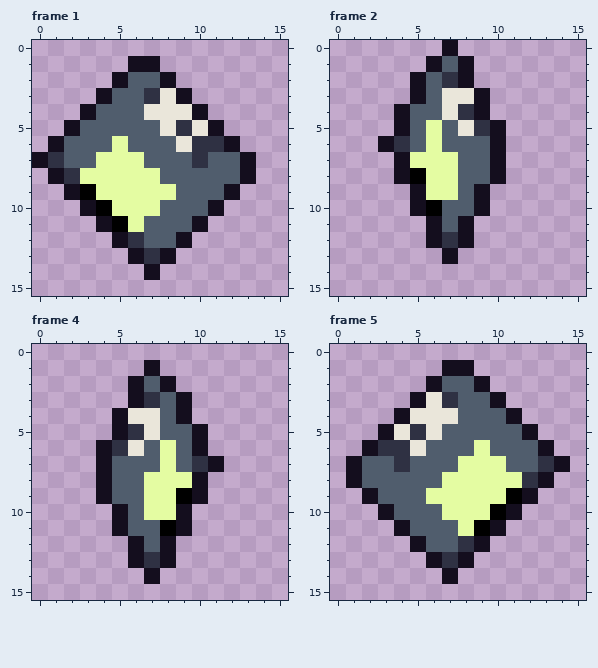
A pixel-art file gets an edit: WIP Assets/disk pickup.aseprite. The picture above was drawn from the file before the commit.
16x16 pixels, 8 frames. Shown: frame 1, frame 2, frame 4, frame 5. The commit also changed other frames, which this record leaves out.
Now the later version:
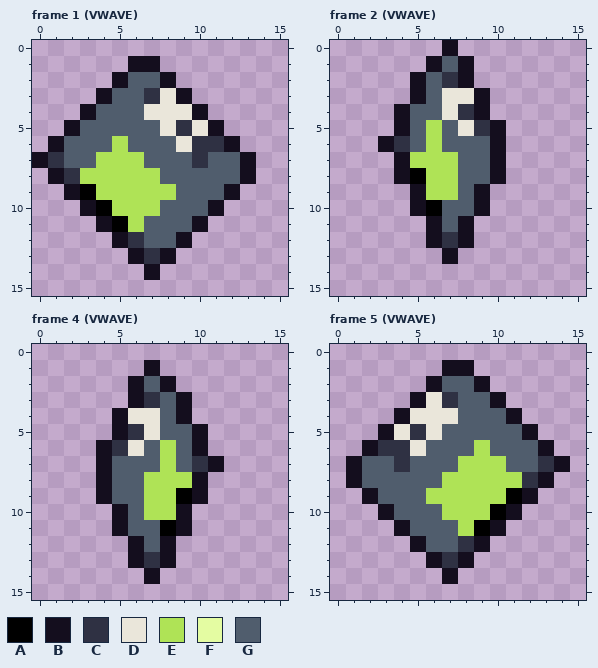
Palette (. is transparent): A #000000  B #140e1e  C #2f3143  D #eae6da  E #afe356  F #e4fca2  G #505d6d
Changes in this commit:
--- frame 1 (VWAVE)
@@ x 1..10 @@
  5 .BGGGGGDCD
- 6 BGGGFGGGDC
- 7 CGGFFFGGGC
- 8 BCFFFFFGGG
- 9 .BAFFFFFGG
-10 ..BAFFFGGG
-11 ...BAFGGGB
+ 6 BGGGEGGGDC
+ 7 CGGEEEGGGC
+ 8 BCEEEEEGGG
+ 9 .BAEEEEEGG
+10 ..BAEEEGGG
+11 ...BAEGGGB
 12 ....BCGGB.
--- frame 2 (VWAVE)
@@ x 3..9 @@
  4 .BGGDCB
- 5 .BGFGDC
- 6 BCGFGGG
- 7 .BFFFGG
- 8 .BAFFGG
- 9 ..BFFGB
+ 5 .BGEGDC
+ 6 BCGEGGG
+ 7 .BEEEGG
+ 8 .BAEEGG
+ 9 ..BEEGB
 10 ..BAGGB
--- frame 4 (VWAVE)
@@ x 5..11 @@
  5 BCDGGB.
- 6 CDGFGB.
- 7 GGGFGCB
- 8 GGFFFB.
- 9 GGFFAB.
-10 BGFFB..
+ 6 CDGEGB.
+ 7 GGGEGCB
+ 8 GGEEEB.
+ 9 GGEEAB.
+10 BGEEB..
 11 BGGAB..
--- frame 5 (VWAVE)
@@ x 4..13 @@
  5 DCDGGGGGB.
- 6 CDGGGFGGGB
- 7 CGGGFFFGGC
- 8 GGGFFFFFCB
- 9 GGFFFFFAB.
-10 GGGFFFAB..
-11 BGGGFAB...
+ 6 CDGGGEGGGB
+ 7 CGGGEEEGGC
+ 8 GGGEEEEECB
+ 9 GGEEEEEAB.
+10 GGGEEEAB..
+11 BGGGEAB...
 12 .BGGCB....
